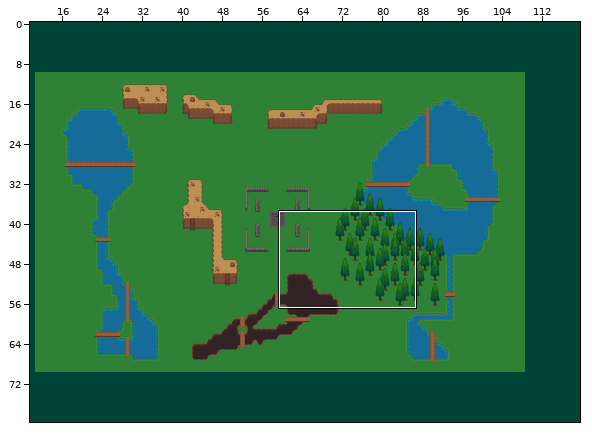
A Tiled map gets an edit: public/tilemap/tesseract.tmx. Above, an overview of the earlier version with the close-up marked.
Close-up. The starting point:
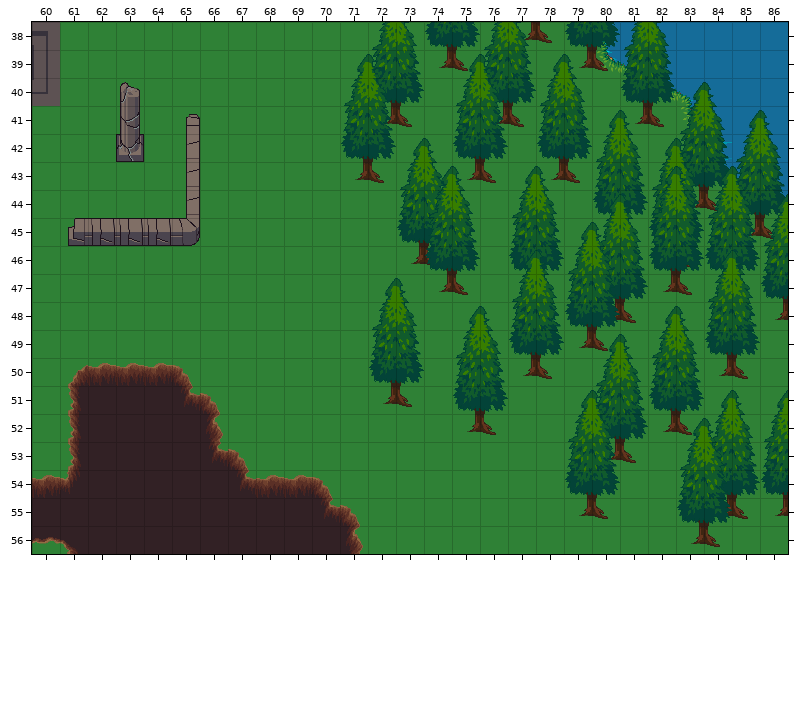
Cells are 32x32 px. Shown: x 60..86, y 38..56. The commit also changed other parts of the map, which this record leaves out.
After:
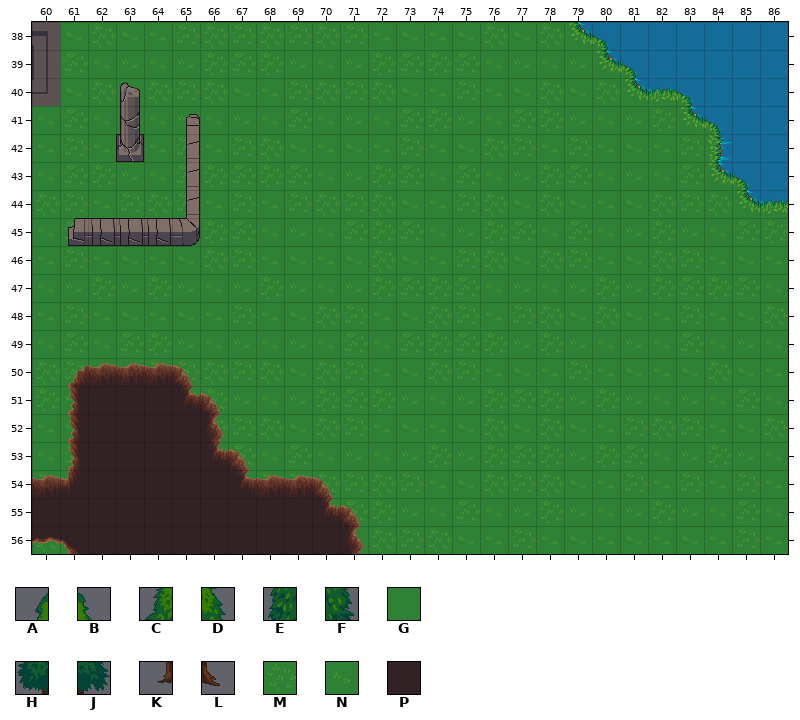
Key: from "terrain_atlas": A 30, B 31, C 62, D 63, E 94, F 95, G 118, H 126, J 127, K 158, L 159, M 182, N 183, P 929.
_ is an empty cell.
See-through tiles are keyed as they look on the map.
Diff:
Layer "groundLayer":
y 38: x 61..78 GGGGGGGGGGGGGGGGGG -> NMNNMMMMMMMNNNNMNM
y 39: x 61..79 GGGGGGGGGGGGGGGGGGG -> MNNNNMMMNNNMMMMNNNN
y 40: x 61..62 GG -> NM; x 64..80 GGGGGGGGGGGGGGGGG -> MMMNNMMMMNNMNNMNM
y 41: x 60..62 GGG -> NMN; x 64 G -> N; x 66..82 GGGGGGGGGGGGGGGGG -> NNNMNNNMMNNMMNNNM
y 42: x 60..62 GGG -> NMN; x 64..83 GGGGGGGGGGGGGGGGGGGG -> NMNMMNNNNMNNMMNMNNNM
y 43: x 60..83 GGGGGGGGGGGGGGGGGGGGGGGG -> NMMNNMMMMMNNMMNMNNMMNNNM
y 44: x 60..84 GGGGGGGGGGGGGGGGGGGGGGGGG -> MMNMMMNMNMMMMNNMMNMNNNMMM
y 45: x 60..61 GG -> NM; x 66..86 GGGGGGGGGGGGGGGGGGGGG -> MMNNNMMMNNMMNMNNMNNMM
y 46: x 60..86 GGGGGGGGGGGGGGGGGGGGGGGGGGG -> NMNNNNMMNNNNMNNMMNMMNNMMNNN
y 47: x 60..86 GGGGGGGGGGGGGGGGGGGGGGGGGGG -> NNMNMNNNMNNNMMMMNNNNMNMMMMN
y 48: x 60..86 GGGGGGGGGGGGGGGGGGGGGGGGGGG -> NMNNNNNMNNMMNNMMNMMNMNNMNNM
y 49: x 60..86 GGGGGGGGGGGGGGGGGGGGGGGGGGG -> NMNMMNNNNNNMNMMMMNMNNNNMNNN
y 50: x 60..61 GG -> MM; x 65..86 GGGGGGGGGGGGGGGGGGGGGG -> MMMMNMMNNMMNNNMNNNNMNN
y 51: x 60 G -> M; x 66..86 GGGGGGGGGGGGGGGGGGGGG -> MNNNMMMNNNMMMNMNNNNMN
y 52: x 60 G -> N; x 66..86 GGGGGGGGGGGGGGGGGGGGG -> MMMNMMNNNNMNMNNMMMNNM
y 53: x 60..61 GG -> NM; x 67..86 GGGGGGGGGGGGGGGGGGGG -> MNMNNNNMNMMMNMMNNMNN
y 54: x 70..86 GGGGGGGGGGGGGGGGG -> MMMMNNMMMNNMNMNMN
y 55: x 71..86 GGGGGGGGGGGGGGGG -> MMNNMNNMNNNMNNMN
y 56: x 60 G -> M; x 72..86 GGGGGGGGGGGGGGG -> MMMNNMNNNNNNNMN
Layer "playerOnBottom":
y 38: x 77..82 KLHJCD -> ______
y 39: x 79..82 KLEF -> ____
y 40: x 81..84 HJAB -> ____
y 41: x 81..86 KLCDAB -> ______
y 42: x 83..86 EFCD -> ____
y 43: x 83..86 HJEF -> ____
y 44: x 83..86 KLHJ -> ____
y 45: x 85..86 KL -> __
Layer "playerOnTop":
y 38: x 74..77 HJCD -> ____
y 39: x 74..79 KLEFAB -> ______
y 40: x 76..79 HJCD -> ____
y 41: x 76..81 KLEFAB -> ______
y 42: x 78..83 HJCDAB -> ______
y 43: x 78..85 KLEFCDAB -> ________
y 44: x 80..86 HJEFCDA -> _______
y 45: x 80..86 KLHJEFC -> _______
y 46: x 82..86 KLHJE -> _____
y 47: x 84..86 KLH -> ___
y 48: x 86 K -> _
Layer "playerBehindBottom":
y 38: x 72..73 CD -> __
y 39: x 72..73 EF -> __; x 75..76 AB -> __
y 40: x 72..73 HJ -> __; x 75..76 CD -> __
y 41: x 72..73 KL -> __; x 75..76 EF -> __
y 42: x 73..76 ABHJ -> ____
y 43: x 73..78 CDKLAB -> ______; x 82..83 AB -> __
y 44: x 73..74 EF -> __; x 77..78 CD -> __; x 80..83 ABCD -> ____
y 45: x 73..74 HJ -> __; x 77..78 EF -> __; x 80..83 CDEF -> ____
y 46: x 73..74 KL -> __; x 77..78 HJ -> __; x 80..85 EFHJAB -> ______
y 47: x 77..78 KL -> __; x 80..85 HJKLCD -> ______
y 48: x 80..85 KLABEF -> ______
y 49: x 80..85 ABCDHJ -> ______
y 50: x 80..85 CDEFKL -> ______
y 51: x 80..85 EFHJAB -> ______
y 52: x 80..85 HJKLCD -> ______
y 53: x 80..81 KL -> __; x 84..85 EF -> __
y 54: x 84..85 HJ -> __
y 55: x 84..85 KL -> __
Layer "playerBehindTop":
y 39: x 71..72 AB -> __
y 40: x 71..72 CD -> __
y 41: x 71..72 EF -> __
y 42: x 71..72 HJ -> __
y 43: x 71..72 KL -> __; x 74..75 AB -> __
y 44: x 74..75 CD -> __
y 45: x 74..75 EF -> __; x 79..80 AB -> __
y 46: x 74..75 HJ -> __; x 77..80 ABCD -> ____
y 47: x 72..75 ABKL -> ____; x 77..80 CDEF -> ____
y 48: x 72..73 CD -> __; x 75..80 ABEFHJ -> ______
y 49: x 72..73 EF -> __; x 75..80 CDHJKL -> ______
y 50: x 72..73 HJ -> __; x 75..78 EFKL -> ____
y 51: x 72..73 KL -> __; x 75..76 HJ -> __; x 79..80 AB -> __; x 86 A -> _
y 52: x 75..76 KL -> __; x 79..80 CD -> __; x 83..84 AB -> __; x 86 C -> _
y 53: x 79..80 EF -> __; x 83..84 CD -> __; x 86 E -> _
y 54: x 79..80 HJ -> __; x 83..84 EF -> __; x 86 H -> _
y 55: x 79..80 KL -> __; x 83..84 HJ -> __; x 86 K -> _
y 56: x 83..84 KL -> __
Layer "playerCollide":
y 38: x 77..78 PP -> __
y 39: x 74..75 PP -> __; x 79 P -> _
y 41: x 72..73 PP -> __; x 76..77 PP -> __; x 81..82 PP -> __
y 43: x 71..72 PP -> __; x 75..76 PP -> __; x 78..79 PP -> __
y 44: x 83..84 PP -> __
y 45: x 85..86 PP -> __
y 46: x 73..74 PP -> __
y 47: x 74..75 PP -> __; x 82..83 PP -> __
y 48: x 80..81 PP -> __; x 86 P -> _
y 49: x 79..80 PP -> __
y 50: x 77..78 PP -> __; x 84..85 PP -> __
y 51: x 72..73 PP -> __
y 52: x 75..76 PP -> __; x 82..83 PP -> __
y 53: x 80..81 PP -> __
y 55: x 79..80 PP -> __; x 84..86 PPP -> ___
y 56: x 83..84 PP -> __
Where, in picture pixels (left, top, right, bottom), the same in both close-ups:
changed: (35, 22, 788, 551)
